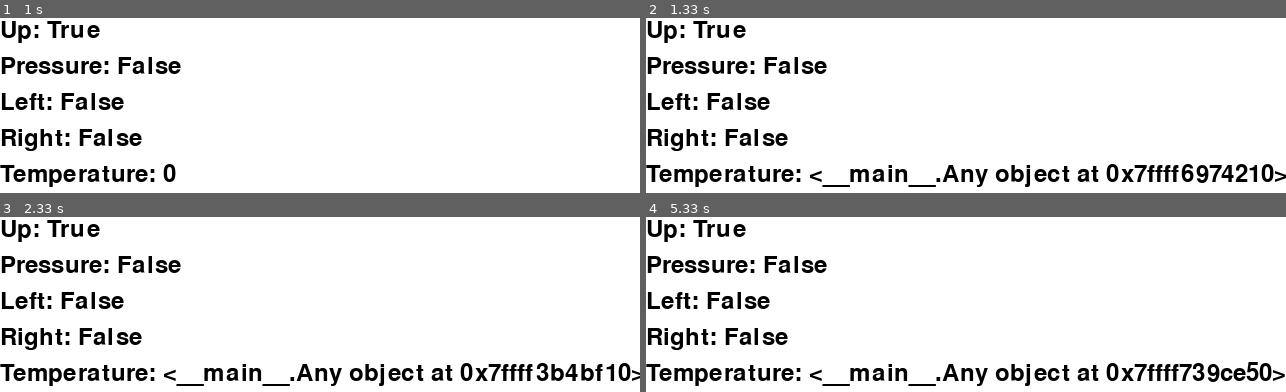
Above: before the commit, frames 1-4 (two rows, left to right).
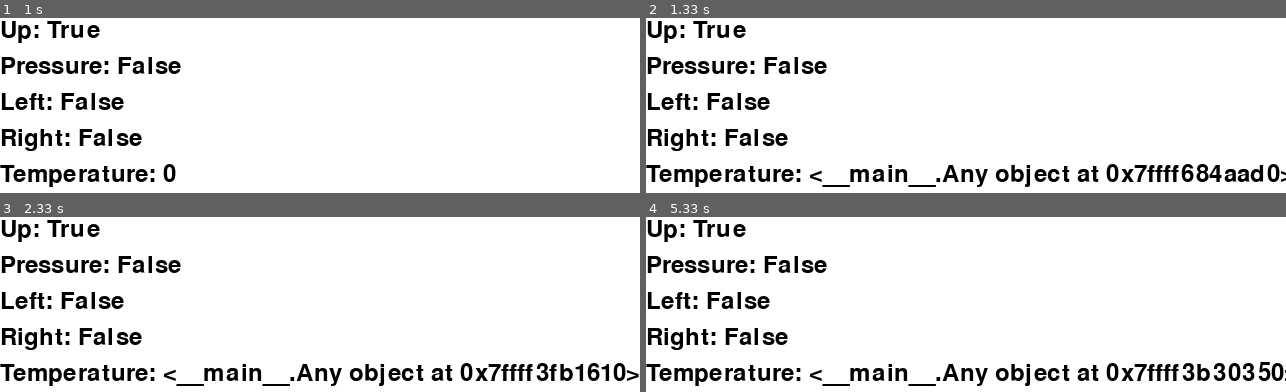
Above: after the commit, the same moments.

Repository: RIT-MDRC/Catbot
Game: pygame game, started from src/raspi/main.py
Same seed, same stepped clock (60 frames per second), same inputs: the game is played once before the commit and once after it.
Inputs:
- Up to frame 1 (1 s): tap W at 0.33 s; tap D at 0.67 s
- Up to frame 2 (1.33 s): tap A at 1 s
- Up to frame 3 (2.33 s): tap A at 1.33 s
- Up to frame 4 (5.33 s): tap D at 2.67 s

Frame 1 is identical in both runs. In frame 2, 0.9% of the frame differs, in the area x 85-100%, y 83-95%; in frame 3, 1.0%; in frame 4, 1.2%, in the area x 83-100%, y 82-95%.

Commit message:
ref: add to register

Diff:
--- a/src/raspi/control/muscle/muscle_controller.py
+++ b/src/raspi/control/muscle/muscle_controller.py
@@ -41,7 +41,7 @@
         setattr(self, key, value)
 
 
-def add_muscle(name: str, muscle) -> None:
+def register_muscle(name: str, muscle) -> None:
     """
     Add a new muscle to the list of pins.
 
--- a/src/raspi/io_controller/pneumatics/compressor.py
+++ b/src/raspi/io_controller/pneumatics/compressor.py
@@ -5,7 +5,7 @@
 compressor_pins = dict()
 
 
-def add_compressor_pin(name: str, compressor) -> None:
+def register_compressor_pin(name: str, compressor) -> None:
     """
     Add a new valve pin to the list of pins.
 
--- a/src/raspi/io_controller/pneumatics/pressure.py
+++ b/src/raspi/io_controller/pneumatics/pressure.py
@@ -7,7 +7,7 @@
 pressure_pins = dict()
 
 
-def add_pressure_pin(name: str, pressure) -> None:
+def register_pressure_pin(name: str, pressure) -> None:
     """
     Add a new pressure sensor to the list of pins.
 
--- a/src/raspi/io_controller/pneumatics/valve.py
+++ b/src/raspi/io_controller/pneumatics/valve.py
@@ -5,7 +5,7 @@
 valve_pins = dict()
 
 
-def add_valve_pin(name: str, valve) -> None:
+def register_valve_pin(name: str, valve) -> None:
     """
     Add a new valve pin to the list of pins.
 
--- a/src/raspi/utils/util.py
+++ b/src/raspi/utils/util.py
@@ -1,10 +1,10 @@
 import json
 from gpiozero import DigitalInputDevice, DigitalOutputDevice, PWMOutputDevice
-from control.muscle.muscle_controller import MuscleObj, add_muscle
+from control.muscle.muscle_controller import MuscleObj, register_muscle
 from dotenv import dotenv_values
-from io_controller.pneumatics.valve import add_valve_pin
-from io_controller.pneumatics.pressure import add_pressure_pin
-from io_controller.pneumatics.compressor import add_compressor_pin
+from io_controller.pneumatics.valve import register_valve_pin
+from io_controller.pneumatics.pressure import register_pressure_pin
+from io_controller.pneumatics.compressor import register_compressor_pin
 from utils.deviceMock import (
     FakeInputDevice,
     FakeOutputDevice,
@@ -115,22 +115,22 @@
         if str.endswith(key, "valve"):
             pin = config_data[key]
             od = create_output_device(pin)
-            add_valve_pin(key, od)
+            register_valve_pin(key, od)
             ret[key] = od
         elif str.endswith(key, "pressure"):
             pin = config_data[key]
             id = create_pressure_device(pin)
-            add_pressure_pin(key, id)
+            register_pressure_pin(key, id)
             ret[key] = id
         elif str.endswith(key, "muscle"):
             raw_muscle = set_pin(config_data[key])
             muscle = create_dataclass(MuscleObj(), raw_muscle)
-            add_muscle(key, muscle)
+            register_muscle(key, muscle)
             ret[key] = muscle
         elif str.endswith(key, "compressor"):
             pin = config_data[key]
             od = create_output_device(pin)
-            add_compressor_pin(key, od)
+            register_compressor_pin(key, od)
             ret[key] = od
         else:
             raise ValueError(f"Invalid key {key}")
